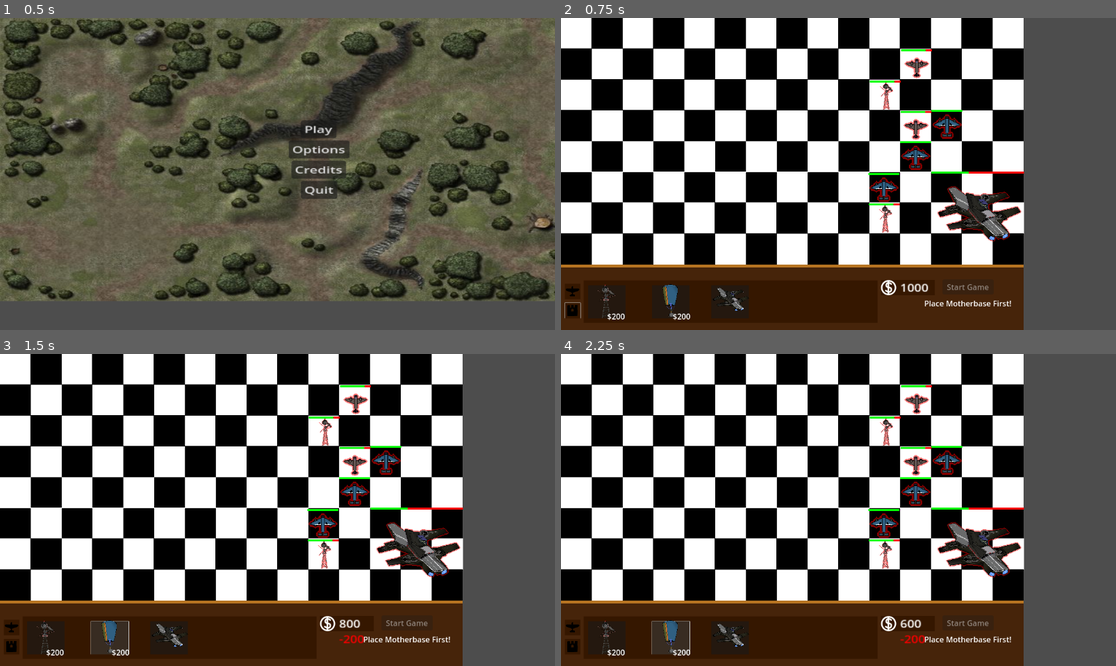
Above: before the commit, frames 1-4 (two rows, left to right).
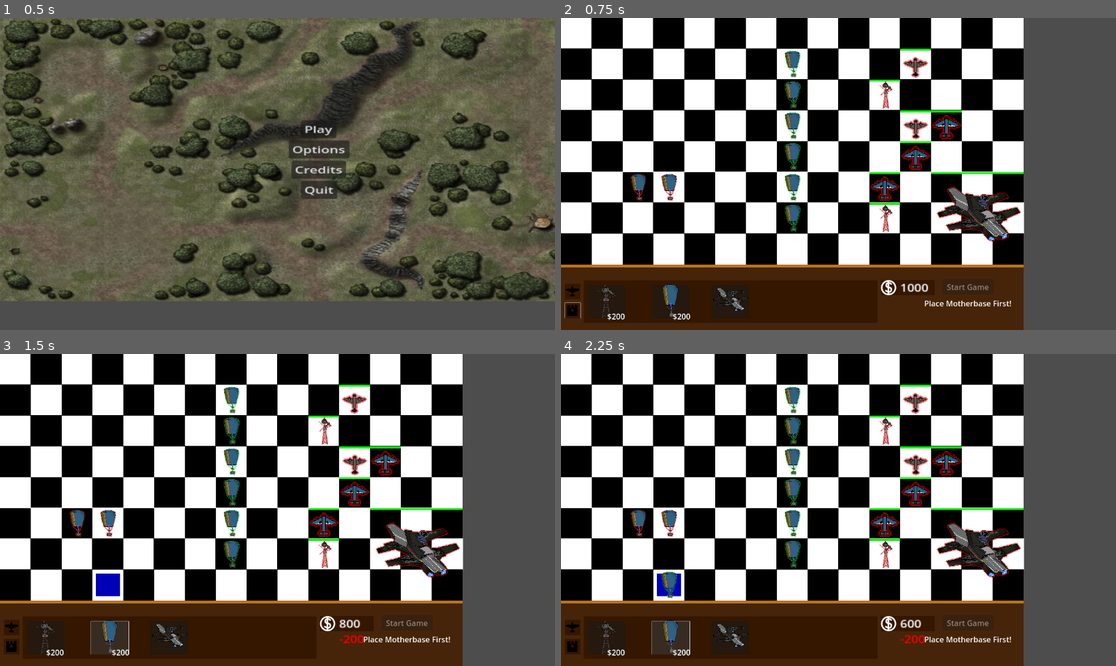
Above: after the commit, the same moments.

Repository: AndRoo1/Group-F-project
Game: Godot game, scene res://menu.tscn
The game is run twice, just before and just after one commit, with the same random seed, the same clock (stepped at 60 frames per second) and the same inputs.
Inputs (mouse positions are in pixels of both pictures, inside the frame that each line leads up to):
- Up to frame 1 (0.5 s): no input
- Up to frame 2 (0.75 s): click "Play" at 0.5 s
- Up to frame 3 (1.5 s): click (111, 637) at 1.27 s
- Up to frame 4 (2.25 s): click (672, 637) at 2.02 s

Frame 1 is identical in both runs. In frame 2, 2.9% of the frame differs, in the area x 12-84%, y 9-72%; in frame 3, 3.2%; in frame 4, 3.3%, in the area x 12-84%, y 9-79%.

Commit message:
Air artillery

Diff:
--- /dev/null
+++ b/plane_project5/EnemyMaterial.tres
@@ -0,0 +1,12 @@
+[gd_resource type="ShaderMaterial" load_steps=2 format=3 uid="uid://d1jwhgsxc5h13"]
+
+[ext_resource type="Shader" uid="uid://cd6jw58aaln7w" path="res://AssetLibrary/OutlineShader/outline.gdshader" id="1_jqqr0"]
+
+[resource]
+shader = ExtResource("1_jqqr0")
+shader_parameter/color = Color(1, 0, 0, 0.517647)
+shader_parameter/width = 3.0
+shader_parameter/pattern = 0
+shader_parameter/inside = false
+shader_parameter/add_margins = true
+shader_parameter/number_of_images = Vector2(1, 1)
--- /dev/null
+++ b/plane_project5/air_artillery.tscn
@@ -0,0 +1,31 @@
+[gd_scene load_steps=5 format=3 uid="uid://cyq0mgcjsmgby"]
+
+[ext_resource type="Script" uid="uid://ci6mid3fvf54r" path="res://airartillery.gd" id="1_vdlfi"]
+[ext_resource type="Texture2D" uid="uid://c3tmcw4oeq6d6" path="res://antiartillery.png" id="2_xvomi"]
+[ext_resource type="SpriteFrames" uid="uid://bq1fnx60103ur" path="res://explode.tres" id="3_gfq6c"]
+
+[sub_resource type="RectangleShape2D" id="RectangleShape2D_wv1ba"]
+size = Vector2(48, 48)
+
+[node name="AirArtillery" type="Area2D"]
+position = Vector2(-352, -8)
+script = ExtResource("1_vdlfi")
+
+[node name="Timer" type="Timer" parent="."]
+
+[node name="Sprite2D" type="Sprite2D" parent="."]
+position = Vector2(446, 165.969)
+scale = Vector2(0.38, 0.299687)
+texture = ExtResource("2_xvomi")
+
+[node name="ArtilleryCollision" type="CollisionShape2D" parent="."]
+position = Vector2(448, 168)
+shape = SubResource("RectangleShape2D_wv1ba")
+
+[node name="Explode" type="AnimatedSprite2D" parent="."]
+position = Vector2(448, 152)
+scale = Vector2(0.352937, 0.308683)
+sprite_frames = ExtResource("3_gfq6c")
+animation = &"explode"
+
+[connection signal="timeout" from="Timer" to="." method="_on_timer_timeout"]
--- /dev/null
+++ b/plane_project5/airartillery.gd
@@ -0,0 +1,53 @@
+extends Area2D
+
+@export var explosion_radius: float = 100.0
+@export var explosion_delay: float = 0.1
+@export var fade_duration: float = 2.5
+
+var exploded = false
+
+func _ready():
+	connect("area_entered", _on_area_entered)
+
+
+	$Sprite2D.visible = false
+	$Sprite2D.modulate = Color(1, 1, 1, 1)  # Ensure full alpha (no transparency)
+	$Explode.visible = false  # keeps explosion hidden until it triggers
+
+	# timer for explosion delay
+	$Timer.wait_time = explosion_delay
+	$Timer.one_shot = true
+	$Timer.connect("timeout", _on_Timer_timeout)
+
+func _on_area_entered(area: Area2D) -> void:
+	if area.name == "artillerytrigger" and not exploded:
+		$Sprite2D.visible = true
+		exploded = true
+		print("Explosion triggered by:", area.name)
+
+		# delete the plane
+		var plane = area.get_parent()
+		if plane:
+			plane.queue_free()
+
+		# fade out artillery sprite
+		var tween = create_tween()
+		tween.tween_property($Sprite2D, "modulate:a", 0.0, fade_duration)
+
+		$Timer.start()
+
+
+func _on_Timer_timeout() -> void:
+	explode()
+
+func explode() -> void:
+
+	# explosion effect
+	$Explode.visible = true
+	$Explode.frame = 0
+	$Explode.play("explode")
+
+	# waits for the explosion
+	await $Explode.animation_finished
+	var plane = get_node("")
+	queue_free()
--- a/plane_project5/baseplate.tscn
+++ b/plane_project5/baseplate.tscn
@@ -18,6 +18,8 @@
 [ext_resource type="Texture2D" uid="uid://bkfwrwsunixyo" path="res://assets/points.png" id="16_h1wcw"]
 [ext_resource type="PackedScene" uid="uid://bghfw5pkuvanj" path="res://enemy_motherbase.tscn" id="17_x7dun"]
 [ext_resource type="PackedScene" uid="uid://c7tn1was60p4g" path="res://enemy_tower.tscn" id="18_1fdfd"]
+[ext_resource type="PackedScene" uid="uid://cbutoh3asb0eh" path="res://player_air_artillery.tscn" id="19_1fdfd"]
+[ext_resource type="PackedScene" uid="uid://baa7edw3blbic" path="res://enemy_air_artillery.tscn" id="20_ev7tn"]
 
 [sub_resource type="RectangleShape2D" id="RectangleShape2D_lb612"]
 size = Vector2(64, 64)
@@ -45,6 +47,8 @@
 }]
 
 [sub_resource type="CanvasTexture" id="CanvasTexture_8n4fi"]
+
+[sub_resource type="CanvasTexture" id="CanvasTexture_x7dun"]
 
 [sub_resource type="CanvasTexture" id="CanvasTexture_3fo1u"]
 
@@ -1750,8 +1754,15 @@
 scale = Vector2(192, 192)
 texture = SubResource("CanvasTexture_8n4fi")
 
+[node name="artillery_holo" type="Sprite2D" parent="board"]
+modulate = Color(0, 0.713726, 0.713726, 1)
+self_modulate = Color(1, 0, 1, 1)
+position = Vector2(-24.25, 10.5)
+scale = Vector2(49.5, 47)
+texture = SubResource("CanvasTexture_x7dun")
+
 [node name="EnemyPlane" parent="." instance=ExtResource("5_78jex")]
-position = Vector2(738, 97)
+position = Vector2(736, 96)
 
 [node name="hud" type="Node2D" parent="."]
 
@@ -1891,6 +1902,7 @@
 texture = ExtResource("10_7v7ku")
 
 [node name="planepoints1" type="Label" parent="hud/plane_backboard_node"]
+visible = false
 offset_left = 97.0
 offset_top = 599.0
 offset_right = 137.0
@@ -1947,7 +1959,7 @@
 scale = Vector2(1.61574, 1.40858)
 texture = ExtResource("6_3fo1u")
 
-[node name="artillary_summon" type="Button" parent="hud/building_backboard_node"]
+[node name="artillery_summon" type="Button" parent="hud/building_backboard_node"]
 offset_left = 190.0
 offset_top = 545.0
 offset_right = 484.0
@@ -1959,7 +1971,7 @@
 expand_icon = true
 metadata/_edit_group_ = true
 
-[node name="Sprite2D" type="Sprite2D" parent="hud/building_backboard_node/artillary_summon"]
+[node name="Sprite2D" type="Sprite2D" parent="hud/building_backboard_node/artillery_summon"]
 texture_filter = 1
 position = Vector2(139.008, 124.691)
 scale = Vector2(1.5, 1.434)
@@ -2085,18 +2097,18 @@
 text = "Place Motherbase First!"
 
 [node name="EnemyPlane2" parent="." instance=ExtResource("5_78jex")]
-position = Vector2(737, 225)
+position = Vector2(736, 224)
 
 [node name="EnemyPlane3" parent="." instance=ExtResource("7_c502s")]
 position = Vector2(736, 288)
 max_health = 80
 
 [node name="EnemyPlane4" parent="." instance=ExtResource("7_c502s")]
-position = Vector2(670, 354)
+position = Vector2(672, 352)
 max_health = 80
 
 [node name="EnemyPlane5" parent="." instance=ExtResource("7_c502s")]
-position = Vector2(801, 223)
+position = Vector2(800, 224)
 max_health = 80
 
 [node name="AnimationPlayer" type="AnimationPlayer" parent="."]
@@ -2105,13 +2117,37 @@
 }
 
 [node name="EnemyMotherbase" parent="." instance=ExtResource("17_x7dun")]
-position = Vector2(865, 415)
+position = Vector2(864, 416)
 
 [node name="EnemyTower" parent="." instance=ExtResource("18_1fdfd")]
-position = Vector2(673, 162)
+position = Vector2(672, 160)
 
 [node name="EnemyTower2" parent="." instance=ExtResource("18_1fdfd")]
-position = Vector2(671, 417)
+position = Vector2(672, 416)
+
+[node name="PlayerArtillery" parent="." instance=ExtResource("19_1fdfd")]
+position = Vector2(480, 416)
+
+[node name="PlayerArtillery2" parent="." instance=ExtResource("19_1fdfd")]
+position = Vector2(480, 160)
+
+[node name="PlayerArtillery3" parent="." instance=ExtResource("19_1fdfd")]
+position = Vector2(480, 224)
+
+[node name="PlayerArtillery4" parent="." instance=ExtResource("19_1fdfd")]
+position = Vector2(480, 288)
+
+[node name="PlayerArtillery5" parent="." instance=ExtResource("19_1fdfd")]
+position = Vector2(480, 352)
+
+[node name="PlayerArtillery6" parent="." instance=ExtResource("19_1fdfd")]
+position = Vector2(480, 96)
+
+[node name="EnemyArtillery" parent="." instance=ExtResource("20_ev7tn")]
+position = Vector2(160, 352)
+
+[node name="EnemyArtillery2" parent="." instance=ExtResource("20_ev7tn")]
+position = Vector2(224, 352)
 
 [connection signal="mouse_entered" from="board/columnA/1,a" to="board" method="_on_a_mouse_entered_1_a"]
 [connection signal="mouse_entered" from="board/columnA/2,a" to="board" method="_on_a_mouse_entered_2_a"]
@@ -2239,7 +2275,7 @@
 [connection signal="pressed" from="hud/plane_backboard_node/plane4_summon" to="board" method="plane4ButtonPressed"]
 [connection signal="pressed" from="hud/plane_backboard_node/plane5_summon" to="board" method="plane5ButtonPressed"]
 [connection signal="pressed" from="hud/building_backboard_node/radar_summon" to="board" method="radarButtonPressed"]
-[connection signal="pressed" from="hud/building_backboard_node/artillary_summon" to="board" method="artillaryButtonPressed"]
+[connection signal="pressed" from="hud/building_backboard_node/artillery_summon" to="board" method="artilleryButtonPressed"]
 [connection signal="pressed" from="hud/building_backboard_node/motherbase_summon" to="board" method="motherbaseButtonPressed"]
 [connection signal="pressed" from="hud/BuildingsHud" to="board" method="BuildingsHudPressed"]
 [connection signal="pressed" from="hud/PlanesHud" to="board" method="PlanesHudPressed"]
--- a/plane_project5/board.gd
+++ b/plane_project5/board.gd
@@ -4,6 +4,8 @@
 @onready var radio_holo = $radio_tower_holo
 @onready var motherbase_holo = $motherbase_holo
 @onready var radio_tower = $radio_tower
+@onready var air_artillery = $air_artillery
+@onready var artillery_holo = $artillery_holo
 @onready var startGameButton : Button = $"../hud/StartGameButton"
 @onready var motherbaseButton : Button = $"../hud/building_backboard_node/motherbase_summon"
 @onready var deductTimer : Timer = get_node("../hud/pointsHUD/deductTimer")
@@ -37,7 +39,16 @@
 	BattleSystem.player_turn_end.connect(player_turn_end)
 
 func player_turn_start():
-	$"../AnimationPlayer".play_backwards("HideButtons")
+	var player_planes = get_tree().get_nodes_in_group("player")
+	var moveable_planes_left = false
+	for plane: Player in player_planes:
+		if plane.moveable:
+			moveable_planes_left = true
+			break
+	if moveable_planes_left or points >= 100:
+		$"../AnimationPlayer".play_backwards("HideButtons")
+	else:
+		BattleSystem.start_enemy_turn()
 
 func player_turn_end():
 	$"../AnimationPlayer".play("HideButtons")
@@ -67,7 +78,7 @@
 	if build_mode: #if true
 		radio_holo.position = Vector2(squareX*64+32,squareY*64+32) #moves radioholo to mouse
 		motherbase_holo.position = Vector2(squareX*64+32,squareY*64+32)
-
+		artillery_holo.position = Vector2(squareX * 64 + 32, squareY * 64 + 32)
 	if plane_mode:
 		plane_holo.position = Vector2(squareX*64+32,squareY*64+32) #moves radioholo to mouse
 
@@ -90,6 +101,15 @@
 		motherbaseinUse = true
 		print("mother is here")
 
+	if build_mode == true && building_type == 2 && can_place == true && Input.is_action_just_pressed("build"): #build is just another way of saying left clickkkk blehh
+		var air_artillery_scene = preload("res://player_air_artillery.tscn")  #path to scene
+		var new_tower = air_artillery_scene.instantiate()  # makes artillery
+		new_tower.position = Vector2(squareX*64+32,squareY*64+32)  # Place it at the mouse position
+		#get_tree().current_scene.add_child(new_tower) #
+		add_child(new_tower)
+		build_mode = false
+		make_artillery()
+
 	if build_mode == true && building_type == 1 && can_place == true && Input.is_action_just_pressed("build"): #build is just another way of saying left clickkkk blehh
 		var radio_tower_scene = preload("res://radio_tower.tscn")  #path to scene
 		var new_tower = radio_tower_scene.instantiate()  # makes radio tower
@@ -97,6 +117,7 @@
 		#get_tree().current_scene.add_child(new_tower) #
 		add_child(new_tower)
 		build_mode = false
+		make_radar()
 
 	var plane_scenes = ["res://playerplane.tscn","res://playerplane2.tscn","res://playerplane3.tscn","res://playerplane4.tscn","res://playerplane5.tscn"]
 	if plane_mode && Input.is_action_just_pressed("build"):
@@ -123,6 +144,9 @@
 func make_plane():
 	plane_holo.visible = plane_mode
 
+func make_artillery():
+	artillery_holo.visible = build_mode
+
 func planeButtonPressed() -> void: # this is essentially copy paste for other planes
 	if points >= 100: #buying system
 		add_points(-100)
@@ -195,10 +219,12 @@
 		pointsDeducted.text = ("INSUFFICIENT POINTS!")
 		deductTimer.start()
 
-func artillaryButtonPressed() -> void:
+func artilleryButtonPressed() -> void:
 	if points >= 200:
 		points = points - 200
-		#code
+		building_type = 2
+		build_mode = !build_mode  # inverts bool state
+		make_artillery()  #
 		pointsDeducted.text = str(-200)
 		deductTimer.start()
 	else:
--- /dev/null
+++ b/plane_project5/enemy_air_artillery.tscn
@@ -0,0 +1,33 @@
+[gd_scene load_steps=6 format=3 uid="uid://baa7edw3blbic"]
+
+[ext_resource type="Script" uid="uid://ks7tvttmyx8s" path="res://enemyairartillery.gd" id="1_vdlfi"]
+[ext_resource type="Material" uid="uid://d1jwhgsxc5h13" path="res://EnemyMaterial.tres" id="2_gfq6c"]
+[ext_resource type="Texture2D" uid="uid://c3tmcw4oeq6d6" path="res://antiartillery.png" id="2_xvomi"]
+[ext_resource type="SpriteFrames" uid="uid://bq1fnx60103ur" path="res://explode.tres" id="3_gfq6c"]
+
+[sub_resource type="RectangleShape2D" id="RectangleShape2D_wv1ba"]
+size = Vector2(38, 36)
+
+[node name="EnemyArtillery" type="Area2D"]
+script = ExtResource("1_vdlfi")
+
+[node name="Timer" type="Timer" parent="."]
+
+[node name="Sprite2D" type="Sprite2D" parent="."]
+texture_filter = 1
+material = ExtResource("2_gfq6c")
+scale = Vector2(0.38, 0.299687)
+texture = ExtResource("2_xvomi")
+
+[node name="ArtilleryCollision" type="CollisionShape2D" parent="."]
+shape = SubResource("RectangleShape2D_wv1ba")
+debug_color = Color(0.998188, 0, 0.148357, 0.42)
+
+[node name="Explode" type="AnimatedSprite2D" parent="."]
+texture_filter = 1
+position = Vector2(0, -32)
+scale = Vector2(0.352937, 0.308683)
+sprite_frames = ExtResource("3_gfq6c")
+animation = &"explode"
+
+[connection signal="timeout" from="Timer" to="." method="_on_timer_timeout"]
--- /dev/null
+++ b/plane_project5/enemyairartillery.gd
@@ -0,0 +1,54 @@
+extends Area2D
+
+@export var explosion_radius: float = 100.0
+@export var explosion_delay: float = 0.1
+@export var fade_duration: float = 2.5
+
+var exploded = false
+
+func _ready():
+	connect("area_entered", _on_area_entered)
+
+
+	#$Sprite2D.visible = false
+	$Sprite2D.modulate = Color(1, 1, 1, 1)  # Ensure full alpha (no transparency)
+	$Explode.visible = false  # keeps explosion hidden until it triggers
+
+	# timer for explosion delay
+	$Timer.wait_time = explosion_delay
+	$Timer.one_shot = true
+	$Timer.connect("timeout", _on_Timer_timeout)
+
+func _on_area_entered(area: Area2D) -> void:
+	if area.name == "artillerytrigger" and not exploded:
+		$Sprite2D.visible = true
+		exploded = true
+		print("Explosion triggered by:", area.name)
+
+		# delete the plane
+		var plane: Player = area.get_parent()
+		if plane:
+			plane.queue_free()
+			BattleSystem.player_plane_end_move()
+
+		# fade out artillery sprite
+		var tween = create_tween()
+		tween.tween_property($Sprite2D, "modulate:a", 0.0, fade_duration)
+
+		$Timer.start()
+
+
+func _on_Timer_timeout() -> void:
+	explode()
+
+func explode() -> void:
+
+	# explosion effect
+	$Explode.visible = true
+	$Explode.frame = 0
+	$Explode.play("explode")
+
+	# waits for the explosion
+	await $Explode.animation_finished
+	var plane = get_node("")
+	queue_free()
--- a/plane_project5/enemyplane.gd
+++ b/plane_project5/enemyplane.gd
@@ -5,7 +5,7 @@
 @export var grid_size: int = 64  # Size of each grid
 var alive: bool = true
 @export var max_health : int = 80
-var health : int = max_health
+@onready var health : int = max_health
 @export var moveable: bool = true
 var was_moving: bool = false
 var can_move = false
--- a/plane_project5/enemyplane.tscn
+++ b/plane_project5/enemyplane.tscn
@@ -1,27 +1,20 @@
 [gd_scene load_steps=8 format=3 uid="uid://cqw3ix0xerthu"]
 
 [ext_resource type="Script" uid="uid://bfk2dmkihyrd7" path="res://enemyplane.gd" id="1_mikk6"]
-[ext_resource type="Shader" uid="uid://cd6jw58aaln7w" path="res://AssetLibrary/OutlineShader/outline.gdshader" id="2_mtnx4"]
+[ext_resource type="Material" uid="uid://d1jwhgsxc5h13" path="res://EnemyMaterial.tres" id="2_mtnx4"]
 [ext_resource type="Texture2D" uid="uid://ble8h0v7qcsie" path="res://assets/planes/plane 1/jetlvl1up.png" id="3_mtnx4"]
 
 [sub_resource type="CapsuleShape2D" id="CapsuleShape2D_vx0g3"]
 radius = 16.0
 height = 100.0
 
-[sub_resource type="ShaderMaterial" id="ShaderMaterial_x51v5"]
-shader = ExtResource("2_mtnx4")
-shader_parameter/color = Color(1, 0, 0, 0.517647)
-shader_parameter/width = 3.0
-shader_parameter/pattern = 0
-shader_parameter/inside = false
-shader_parameter/add_margins = true
-shader_parameter/number_of_images = Vector2(1, 1)
-
 [sub_resource type="StyleBoxFlat" id="StyleBoxFlat_mtnx4"]
 bg_color = Color(1, 0, 0, 1)
 
 [sub_resource type="StyleBoxFlat" id="StyleBoxFlat_x51v5"]
 bg_color = Color(0, 1, 0, 1)
+
+[sub_resource type="RectangleShape2D" id="RectangleShape2D_mtnx4"]
 
 [node name="EnemyPlane" type="Area2D" groups=["enemy"]]
 script = ExtResource("1_mikk6")
@@ -36,7 +29,7 @@
 
 [node name="Sprite2D" type="Sprite2D" parent="."]
 texture_filter = 1
-material = SubResource("ShaderMaterial_x51v5")
+material = ExtResource("2_mtnx4")
 position = Vector2(0.5, 0)
 texture = ExtResource("3_mtnx4")
 region_rect = Rect2(-19.4874, -6.05128, 865.231, 986.051)
@@ -72,4 +65,10 @@
 value = 100.0
 show_percentage = false
 
+[node name="enemyartillerytrigger" type="Area2D" parent="."]
+
+[node name="CollisionShape2D3" type="CollisionShape2D" parent="enemyartillerytrigger"]
+shape = SubResource("RectangleShape2D_mtnx4")
+debug_color = Color(0.214608, 0.639577, 1.34766e-06, 0.42)
+
 [connection signal="area_entered" from="." to="." method="_on_area_entered"]
--- /dev/null
+++ b/plane_project5/explode.tres
@@ -0,0 +1,47 @@
+[gd_resource type="SpriteFrames" load_steps=10 format=3 uid="uid://bq1fnx60103ur"]
+
+[ext_resource type="Texture2D" uid="uid://d2erj5bmyh2gy" path="res://assets/xplosions/Explosion_8/Explosion_1.png" id="1_quhur"]
+[ext_resource type="Texture2D" uid="uid://dbbykts7xfers" path="res://assets/xplosions/Explosion_8/Explosion_2.png" id="2_7m6o5"]
+[ext_resource type="Texture2D" uid="uid://ddelft7uf1ryt" path="res://assets/xplosions/Explosion_8/Explosion_3.png" id="3_25h8v"]
+[ext_resource type="Texture2D" uid="uid://clvasu6ufhtgt" path="res://assets/xplosions/Explosion_8/Explosion_4.png" id="4_yaqft"]
+[ext_resource type="Texture2D" uid="uid://c3lbidjutj6pa" path="res://assets/xplosions/Explosion_8/Explosion_5.png" id="5_dvqe0"]
+[ext_resource type="Texture2D" uid="uid://drgw0muykt8d7" path="res://assets/xplosions/Explosion_8/Explosion_6.png" id="6_g433m"]
+[ext_resource type="Texture2D" uid="uid://bt3mggx3y74vj" path="res://assets/xplosions/Explosion_8/Explosion_7.png" id="7_sx034"]
+[ext_resource type="Texture2D" uid="uid://bv7vh310x0b20" path="res://assets/xplosions/Explosion_8/Explosion_8.png" id="8_wdmp0"]
+[ext_resource type="Texture2D" uid="uid://86uamafyb3gf" path="res://assets/xplosions/Explosion_8/Explosion_10.png" id="9_husf0"]
+
+[resource]
+resource_name = "explode"
+animations = [{
+"frames": [{
+"duration": 1.0,
+"texture": ExtResource("1_quhur")
+}, {
+"duration": 1.0,
+"texture": ExtResource("2_7m6o5")
+}, {
+"duration": 1.0,
+"texture": ExtResource("3_25h8v")
+}, {
+"duration": 1.0,
+"texture": ExtResource("4_yaqft")
+}, {
+"duration": 1.0,
+"texture": ExtResource("5_dvqe0")
+}, {
+"duration": 1.0,
+"texture": ExtResource("6_g433m")
+}, {
+"duration": 1.0,
+"texture": ExtResource("7_sx034")
+}, {
+"duration": 1.0,
+"texture": ExtResource("8_wdmp0")
+}, {
+"duration": 1.0,
+"texture": ExtResource("9_husf0")
+}],
+"loop": false,
+"name": &"explode",
+"speed": 7.0
+}]
--- a/plane_project5/plane.gd
+++ b/plane_project5/plane.gd
@@ -5,7 +5,7 @@
 @export var grid_size: int = 64  # Size of each grid
 var alive: bool = true
 @export var max_health : int = 100
-var health : int = max_health
+@onready var health : int = max_health
 @export var moveable: bool = true
 
 var was_moving: bool = false
--- /dev/null
+++ b/plane_project5/player_air_artillery.tscn
@@ -0,0 +1,31 @@
+[gd_scene load_steps=6 format=3 uid="uid://cbutoh3asb0eh"]
+
+[ext_resource type="Script" uid="uid://c255fyw5oa6l0" path="res://playerairartillery.gd" id="1_6wphx"]
+[ext_resource type="Material" uid="uid://b1qj1kdm3sv06" path="res://AllyMaterial.tres" id="2_gs5c8"]
+[ext_resource type="Texture2D" uid="uid://c3tmcw4oeq6d6" path="res://antiartillery.png" id="2_ob5i0"]
+[ext_resource type="SpriteFrames" uid="uid://bq1fnx60103ur" path="res://explode.tres" id="3_gs5c8"]
+
+[sub_resource type="RectangleShape2D" id="RectangleShape2D_wv1ba"]
+size = Vector2(48, 48)
+
+[node name="PlayerArtillery" type="Area2D"]
+script = ExtResource("1_6wphx")
+
+[node name="Timer" type="Timer" parent="."]
+
+[node name="Sprite2D" type="Sprite2D" parent="."]
+material = ExtResource("2_gs5c8")
+scale = Vector2(0.38, 0.299687)
+texture = ExtResource("2_ob5i0")
+
+[node name="ArtilleryCollision" type="CollisionShape2D" parent="."]
+shape = SubResource("RectangleShape2D_wv1ba")
+
+[node name="Explode" type="AnimatedSprite2D" parent="."]
+texture_filter = 1
+position = Vector2(0, -32)
+scale = Vector2(0.352937, 0.308683)
+sprite_frames = ExtResource("3_gs5c8")
+animation = &"explode"
+
+[connection signal="timeout" from="Timer" to="." method="_on_timer_timeout"]
--- /dev/null
+++ b/plane_project5/playerairartillery.gd
@@ -0,0 +1,55 @@
+extends Area2D
+
+@export var explosion_radius: float = 100.0
+@export var explosion_delay: float = 0.1
+@export var fade_duration: float = 2.5
+
+var exploded = false
+
+func _ready():
+	connect("area_entered", _on_area_entered)
+
+
+	#$Sprite2D.visible = false
+	$Sprite2D.modulate = Color(1, 1, 1, 1)  # Ensure full alpha (no transparency)
+	$Explode.visible = false  # keeps explosion hidden until it triggers
+
+	# timer for explosion delay
+	$Timer.wait_time = explosion_delay
+	$Timer.one_shot = true
+	$Timer.connect("timeout", _on_Timer_timeout)
+
+func _on_area_entered(area: Area2D) -> void:
+	if area.name == "enemyartillerytrigger" and not exploded:
+		$Sprite2D.visible = true
+		exploded = true
+		print("Explosion triggered by:", area.name)
+
+		# delete the plane
+		var plane = area.get_parent()
+		if plane:
+			plane.queue_free()
+			BattleSystem.enemy_plane_end_move()
+			BattleSystem.enemy_plane_finished_acting(plane)
+
+		# fade out artillery sprite
+		var tween = create_tween()
+		tween.tween_property($Sprite2D, "modulate:a", 0.0, fade_duration)
+
+		$Timer.start()
+
+
+func _on_Timer_timeout() -> void:
+	explode()
+
+func explode() -> void:
+
+	# explosion effect
+	$Explode.visible = true
+	$Explode.frame = 0
+	$Explode.play("explode")
+
+	# waits for the explosion
+	await $Explode.animation_finished
+	var plane = get_node("")
+	queue_free()
--- a/plane_project5/playerplane.tscn
+++ b/plane_project5/playerplane.tscn
@@ -1,7 +1,7 @@
-[gd_scene load_steps=10 format=3 uid="uid://c2vf83gypuys3"]
+[gd_scene load_steps=11 format=3 uid="uid://c2vf83gypuys3"]
 
 [ext_resource type="Script" uid="uid://bh556jpcp7skc" path="res://plane.gd" id="1_6ouxh"]
-[ext_resource type="Material" uid="uid://b1qj1kdm3sv06" path="res://AllyShader.tres" id="2_j2bhc"]
+[ext_resource type="Material" uid="uid://b1qj1kdm3sv06" path="res://AllyMaterial.tres" id="2_j2bhc"]
 [ext_resource type="Texture2D" uid="uid://ble8h0v7qcsie" path="res://assets/planes/plane 1/jetlvl1up.png" id="3_j2bhc"]
 
 [sub_resource type="StyleBoxFlat" id="StyleBoxFlat_hbmn3"]
@@ -33,6 +33,9 @@
 
 [sub_resource type="StyleBoxFlat" id="StyleBoxFlat_6ouxh"]
 bg_color = Color(0, 1, 0, 1)
+
+[sub_resource type="RectangleShape2D" id="RectangleShape2D_j2bhc"]
+size = Vector2(22, 23)
 
 [node name="plane" type="Area2D" groups=["player"]]
 input_pickable = false
@@ -105,6 +108,13 @@
 value = 28.51
 show_percentage = false
 
+[node name="artillerytrigger" type="Area2D" parent="."]
+
+[node name="CollisionShape2D3" type="CollisionShape2D" parent="artillerytrigger"]
+position = Vector2(0, -8.5)
+shape = SubResource("RectangleShape2D_j2bhc")
+debug_color = Color(0.771795, 0.152049, 1, 0.42)
+
 [connection signal="area_entered" from="." to="." method="_on_area_entered"]
 [connection signal="input_event" from="." to="." method="_on_input_event"]
 [connection signal="focus_exited" from="SelectButton" to="." method="_on_select_button_focus_exited"]
--- a/plane_project5/playerplane5.tscn
+++ b/plane_project5/playerplane5.tscn
@@ -1,7 +1,10 @@
-[gd_scene load_steps=3 format=3 uid="uid://do4n5xcvb0ogg"]
+[gd_scene load_steps=4 format=3 uid="uid://do4n5xcvb0ogg"]
 
 [ext_resource type="PackedScene" uid="uid://6bu2wn8jmb14" path="res://playerplane4.tscn" id="1_26ava"]
 [ext_resource type="Texture2D" uid="uid://coqftm0gj8em1" path="res://assets/planes/plane5/jetlvl5up.png" id="2_sxbk4"]
+
+[sub_resource type="RectangleShape2D" id="RectangleShape2D_x1qvj"]
+size = Vector2(35, 23)
 
 [node name="plane" instance=ExtResource("1_26ava")]
 max_health = 150
@@ -13,3 +16,8 @@
 position = Vector2(1, 0)
 texture = ExtResource("2_sxbk4")
 offset = Vector2(-1.3, 0)
+
+[node name="CollisionShape2D3" parent="artillerytrigger" index="0"]
+position = Vector2(0.5, -13.5)
+shape = SubResource("RectangleShape2D_x1qvj")
+debug_color = Color(0.787986, 0.0995358, 1, 0.42)
Renamed: plane_project5/AllyShader.tres -> plane_project5/AllyMaterial.tres
Not shown, added: plane_project5/airartillery.gd.uid
Not shown: 1 places in plane_project5/baseplate.tscn that only renumber resources
Not shown, changed: plane_project5/desktop.ini
Not shown, added: plane_project5/enemyairartillery.gd.uid
Not shown, added: plane_project5/playerairartillery.gd.uid
